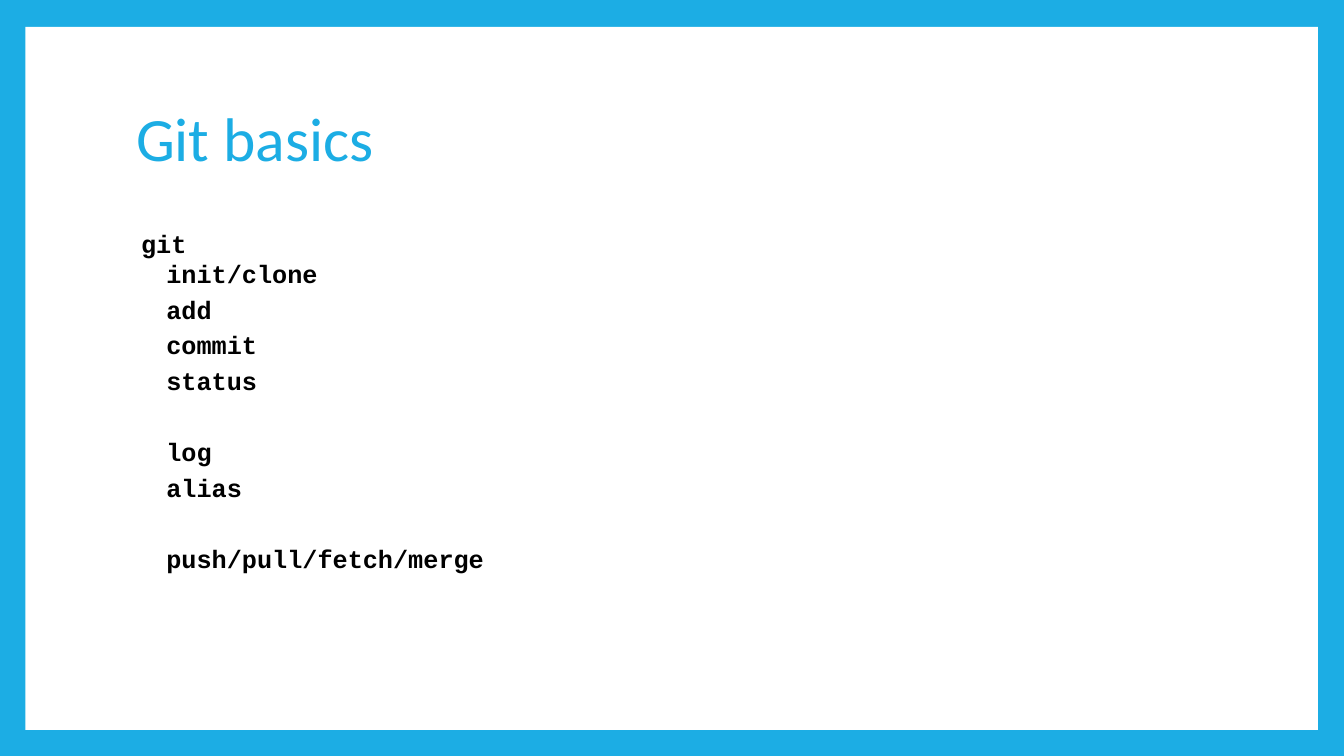
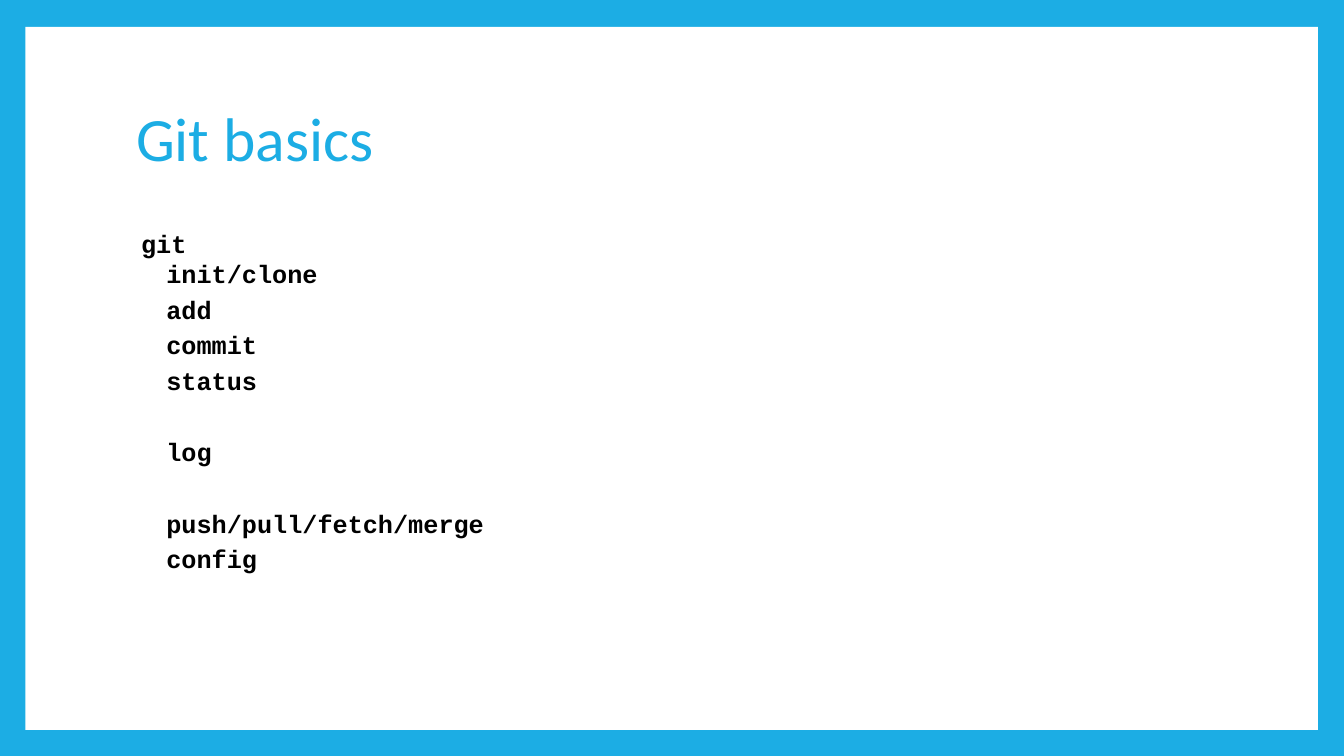
Before and after one commit to paulmey/learngit, a slide deck: slide 2 of Github.pptx. Drawn at 1344x756 pixels with LibreOffice and Linux fonts; fonts in the diff are those of the drawing. Boxes give left, top, right and bottom in pixels: in the first picture for what was removed or moved away, otherwise in the second. Text is boxed around its words. In the diff, an @@ line names an element or a change of style, - is before the commit and + after.

```diff
--- a/Github.pptx
+++ b/Github.pptx
@@ text at box(166, 478, 242, 498): paragraph removed @@
-  alias
@@ text at box(166, 550, 257, 574): paragraph added @@
+  config
```
Also in this commit, not shown: 2 other slides changed.
